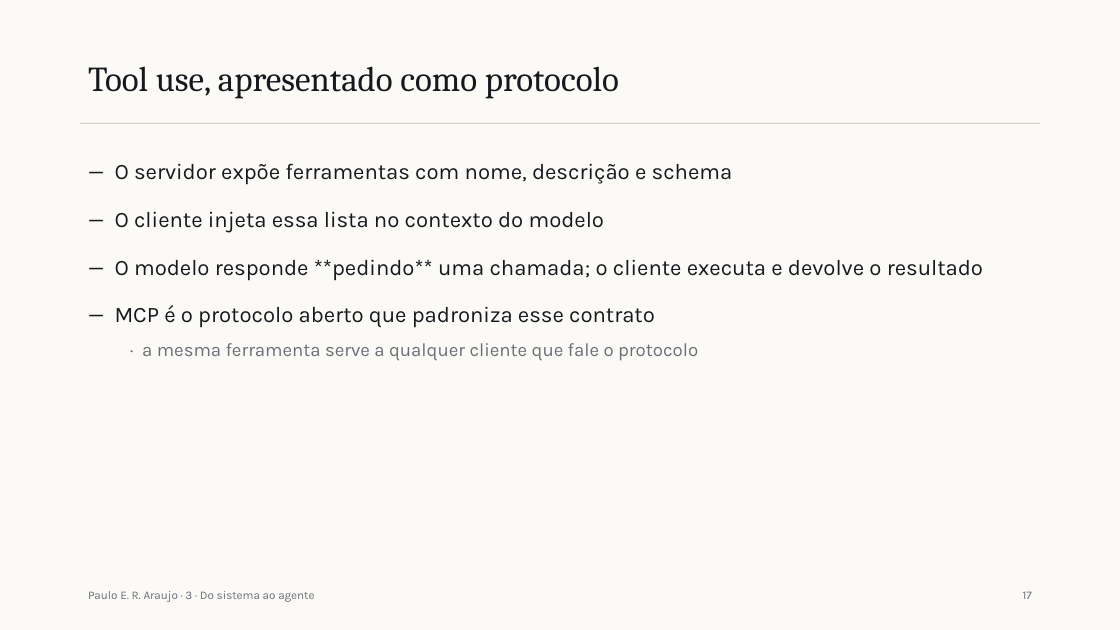
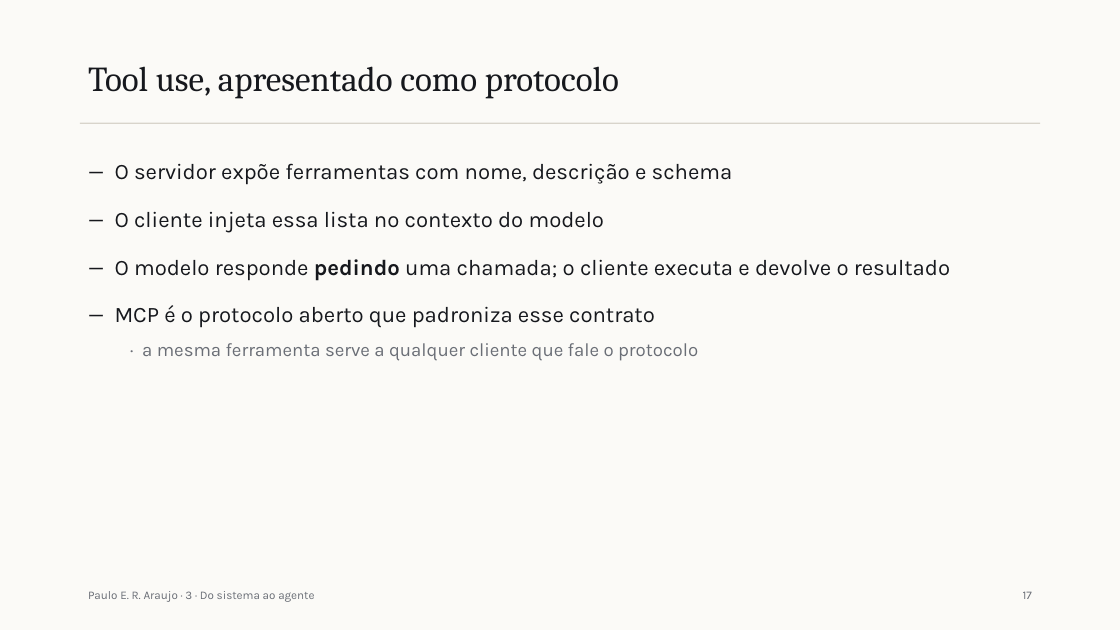
Before and after one commit to pumba-dev/claude-guide, a slide deck: slide 21 of slides/saida/aula-1.pptx. Drawn at 1120x630 pixels with LibreOffice and Linux fonts; fonts in the diff are those of the drawing. Boxes give left, top, right and bottom in pixels: in the first picture for what was removed or moved away, otherwise in the second. Text is boxed around its words. In the diff, an @@ line names an element or a change of style, - is before the commit and + after.

```diff
--- a/slides/saida/aula-1.pptx
+++ b/slides/saida/aula-1.pptx
@@ text at [115,259,950,281]: text changed @@
-— O modelo responde **pedindo** uma chamada; o cliente executa e devolve o resultado
+— O modelo responde pedindo uma chamada; o cliente executa e devolve o resultado
```
Also in this commit, not shown: 24 other slides changed, 6 other files.
